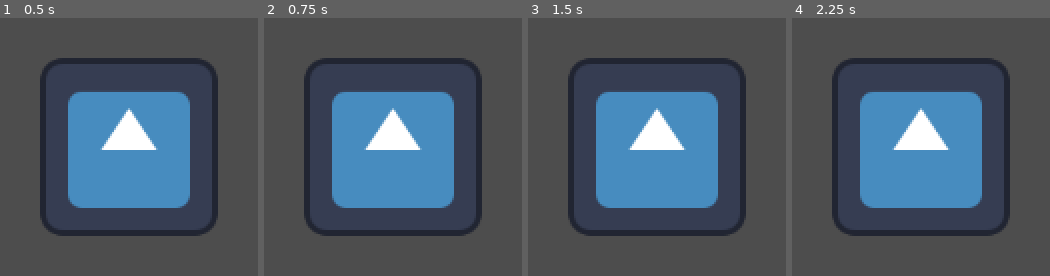
Above: before the commit, frames 1-4 (left to right).
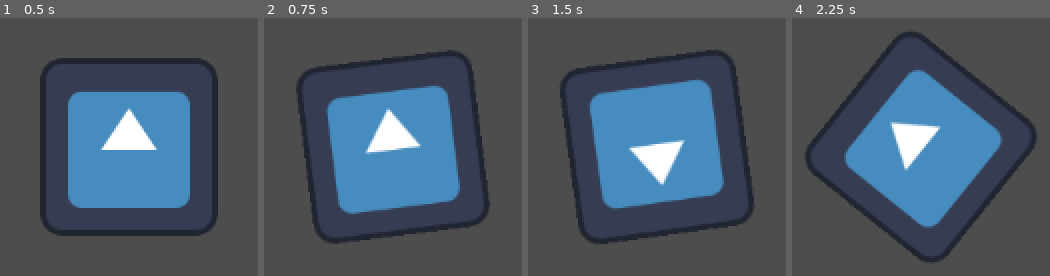
Above: after the commit, the same moments.

Repository: BlurryGames/GodotFundamentals
Game: Godot game, scene res://player.tscn
The game is run twice, just before and just after one commit, with the same random seed, the same clock (stepped at 60 frames per second) and the same inputs. The project has no main scene, so this scene is started directly. The engine's default icon, where the game draws it, is replaced by a stand-in: a white triangle on a blue panel in a dark square.
Inputs (mouse positions are in pixels of both pictures, inside the frame that each line leads up to):
- Up to frame 1 (0.5 s): no input
- Up to frame 2 (0.75 s): tap Enter at 0.5 s; move the mouse to (outside the picture) at 0.52 s; click (outside the picture) at 0.67 s
- Up to frame 3 (1.5 s): tap Space at 1.25 s; move the mouse to (outside the picture) at 1.27 s; click (outside the picture) at 1.42 s
- Up to frame 4 (2.25 s): tap Enter at 2 s; move the mouse to (outside the picture) at 2.02 s; click (outside the picture) at 2.17 s

Frame 1 is identical in both runs. In frame 2, 10% of the frame differs, in the area x 12-88%, y 12-88%; in frame 3, 14%; in frame 4, 19%, in the area x 5-95%, y 5-95%.

Commit message:
Section1: Get Started Project / Lesson4: Your First Script

Diff:
--- /dev/null
+++ b/player.gd
@@ -0,0 +1,12 @@
+class_name Player extends Node2D
+
+func _ready() -> void:
+	print("Hello World!")
+
+func _process(_delta: float) -> void:
+	look_at(get_global_mouse_position())
+
+func _input(event: InputEvent) -> void:
+	if event is InputEventMouseButton:
+		if event.is_pressed():
+			print("Shoot!")
--- a/player.tscn
+++ b/player.tscn
@@ -1,8 +1,10 @@
 [gd_scene format=3 uid="uid://bjytmwpdbx0y3"]
 
 [ext_resource type="Texture2D" uid="uid://bhl78w7fxuit8" path="res://icon.svg" id="1_4flbx"]
+[ext_resource type="Script" uid="uid://bor1k55vpvgh4" path="res://player.gd" id="1_onrkg"]
 
 [node name="Player" type="Node2D" unique_id=554543945]
+script = ExtResource("1_onrkg")
 
 [node name="Sprite2D" type="Sprite2D" parent="." unique_id=660031472]
 texture = ExtResource("1_4flbx")
--- a/project.godot
+++ b/project.godot
@@ -14,6 +14,10 @@
 config/features=PackedStringArray("4.6", "Forward Plus")
 config/icon="res://icon.svg"
 
+[debug]
+
+gdscript/warnings/untyped_declaration=2
+
 [physics]
 
 3d/physics_engine="Jolt Physics"
Not shown, added: player.gd.uid
